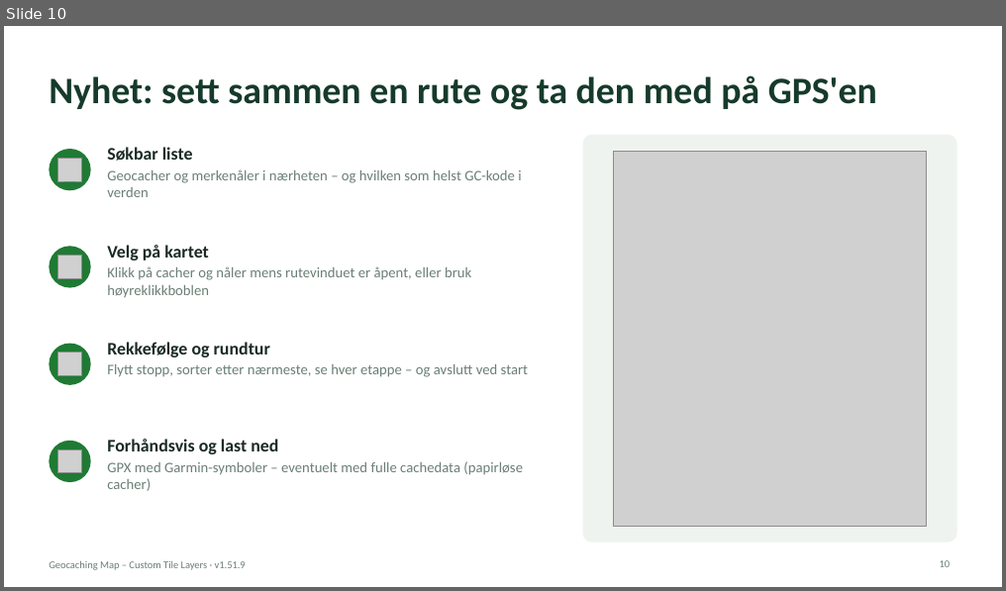
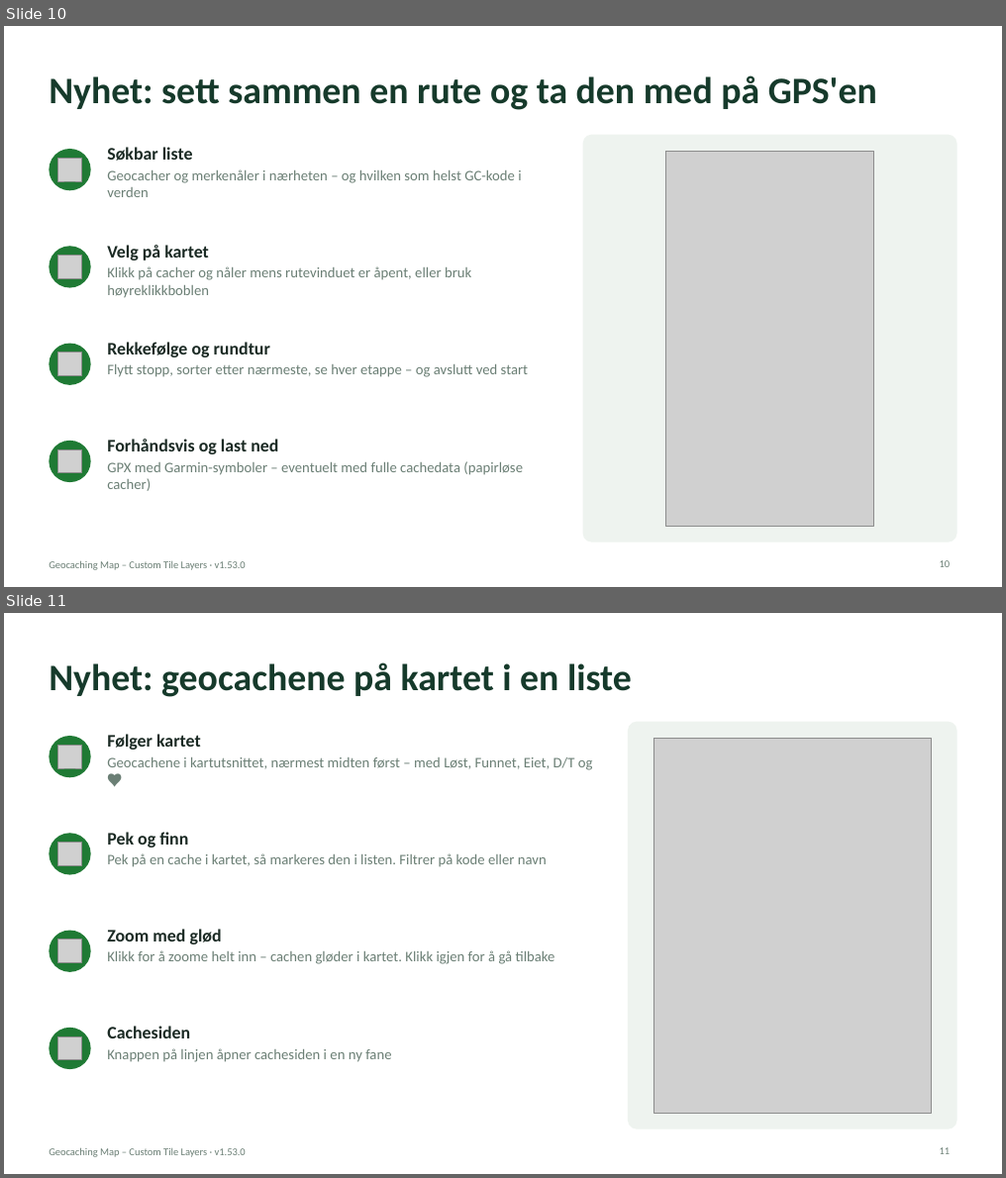
Before and after one commit to knutos/custom-tiles, a slide deck: docs/Geocaching-Map-Custom-Tile-Layers-Presentasjon.pptx. Shown one above the other, each under a label of ours: slide 10 before the commit, slides 10 and 11 after it. The pictures are 1006x591 and 1006x1178 pixels, drawn with LibreOffice and Linux fonts; fonts in the diff are those of the drawing; grey boxes stand for pictures. Boxes give left, top, right and bottom in pixels: in the first picture for what was removed or moved away, otherwise in the second. Text is boxed around its words. In the diff, an @@ line names an element or a change of style, - is before the commit and + after.

Commit message:
1.53.0 – New cache list (old map): the geocaches on the map in a list that follows the map, with hover highlight, zoom with a glow and back again, and a button for the cache page. The cache list and the route window sit at the top right or top left of the map (Settings), clear of the side panel; the route window is as narrow as the list.

```diff
--- a/docs/Geocaching-Map-Custom-Tile-Layers-Presentasjon.pptx
+++ b/docs/Geocaching-Map-Custom-Tile-Layers-Presentasjon.pptx
@@ slide 11 added at (4,613,1002,1174), background #FFFFFF; not listed: 1 template element that a slide beside it also shows @@
@@ title added at (49,663,632,697), 36 pt, text #163A2B, bold @@
+Nyhet: geocachene på kartet i en liste
@@ rounded rectangle added at (628,722,957,1130), fill #EEF3EF @@
@@ ellipse added at (49,736,91,777), fill #1F7A34 @@
@@ picture added at (57,745,81,768) @@
@@ text added at (107,734,593,770), 14 pt, text #6B7F75 @@
+Følger kartet
+Geocachene i kartutsnittet, nærmest midten først – med Løst, Funnet, Eiet, D/T og ♥
@@ picture added at (653,738,932,1113) @@
@@ ellipse added at (49,833,91,875), fill #1F7A34 @@
@@ picture added at (57,842,81,865) @@
@@ text added at (107,832,547,867), 14 pt, text #6B7F75 @@
+Pek og finn
+Pek på en cache i kartet, så markeres den i listen. Filtrer på kode eller navn
@@ ellipse added at (49,931,91,972), fill #1F7A34 @@
@@ text added at (107,929,555,964), 14 pt, text #6B7F75 @@
+Zoom med glød
+Klikk for å zoome helt inn – cachen gløder i kartet. Klikk igjen for å gå tilbake
@@ picture added at (57,940,81,962) @@
@@ ellipse added at (49,1028,91,1069), fill #1F7A34 @@
@@ text added at (107,1026,391,1062), 14 pt, text #6B7F75 @@
+Cachesiden
+Knappen på linjen åpner cachesiden i en ny fane
@@ picture added at (57,1037,81,1059) @@
@@ page number added at (940,1148,950,1155), 10 pt, text #6B7F75 @@
+11
@@ slide 10 changed as well @@
@@ picture: place and size @@
-picture at (614,151,927,526)
+picture at (665,151,874,526)
@@ text at (49,562,246,570): text changed @@
-Geocaching Map – Custom Tile Layers · v1.51.9
+Geocaching Map – Custom Tile Layers · v1.53.0
```
Also in this commit, not shown: 14 other slides changed, 9 other files.
